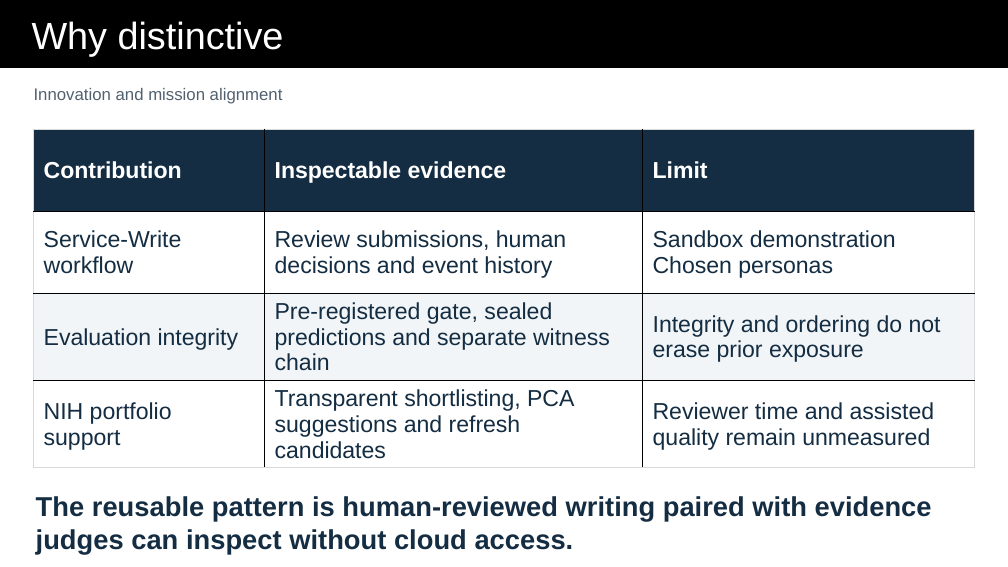
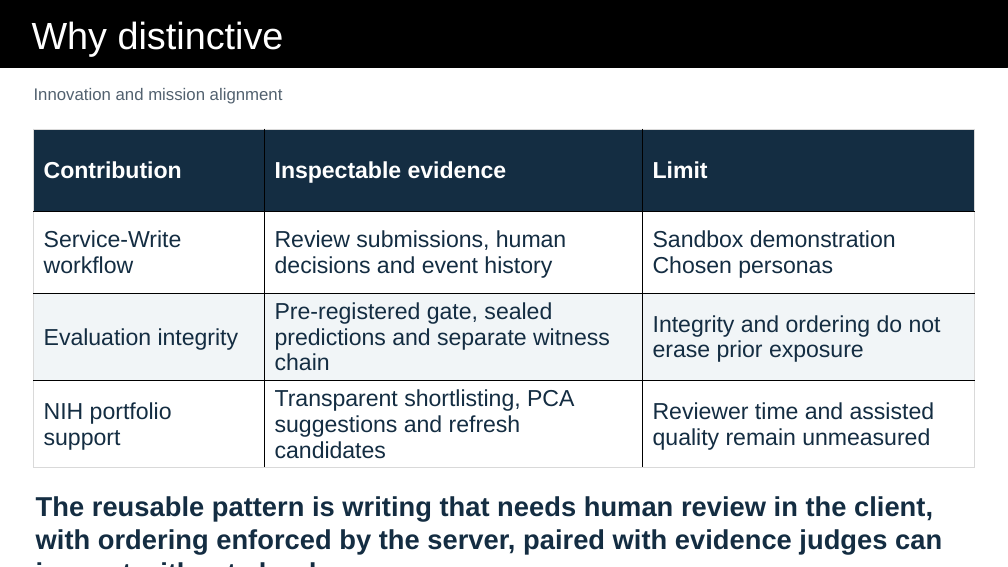
Before and after one commit to conroyriodss/nitrd-categorization-mcp, a slide deck: slide 10 of submission/NITRD_Hackathon_Presentation_2026-11-06b.pptx. Drawn at 1008x567 pixels with LibreOffice and Linux fonts; fonts in the diff are those of the drawing. Boxes give left, top, right and bottom in pixels: in the first picture for what was removed or moved away, otherwise in the second. Text is boxed around its words. In the diff, an @@ line names an element or a change of style, - is before the commit and + after.

Commit message:
Apply routing batch: programmatic rows applied to DOCX and PPTX
Copied the dry-run outputs from apply_routing_batch.py (49 rows, 0 needing
attention) over the committed 11-06b documents. Re-extracted text.

Before: DOCX 2b70c7bc, PPTX c9745081 (the 2026-11-06b originals)
After:  DOCX cc80b368, PPTX f903f6b9 (programmatic routing edits applied)

The six MANUAL/hand-edit rows (D03/H1, D09/H2, D14/H3, D16e/H4, chart/H5,
P01 fit/H6) are NOT in this commit. The owner applies them in Word and
PowerPoint after filming (hand-edit list accepted 2026-11-17).

```diff
--- a/submission/NITRD_Hackathon_Presentation_2026-11-06b.pptx
+++ b/submission/NITRD_Hackathon_Presentation_2026-11-06b.pptx
@@ text at [36, 496, 942, 554]: text changed @@
-The reusable pattern is human-reviewed writing paired with evidence judges can inspect without cloud access.
+The reusable pattern is writing that needs human review in the client, with ordering enforced by the server, paired with evidence judges can inspect without cloud access.
```
Also in this commit, not shown: 2 other slides changed, 3 other files.
